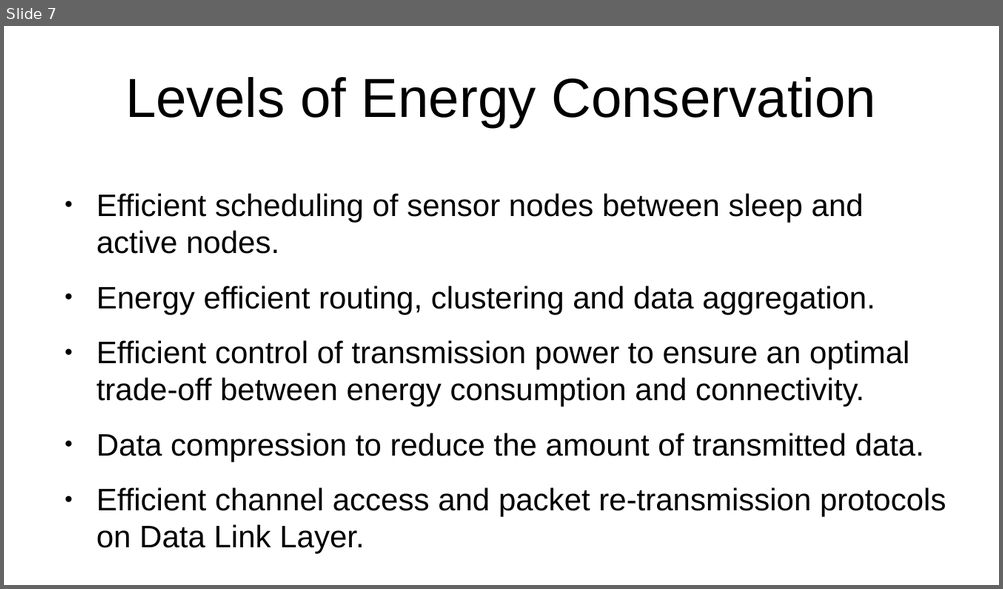
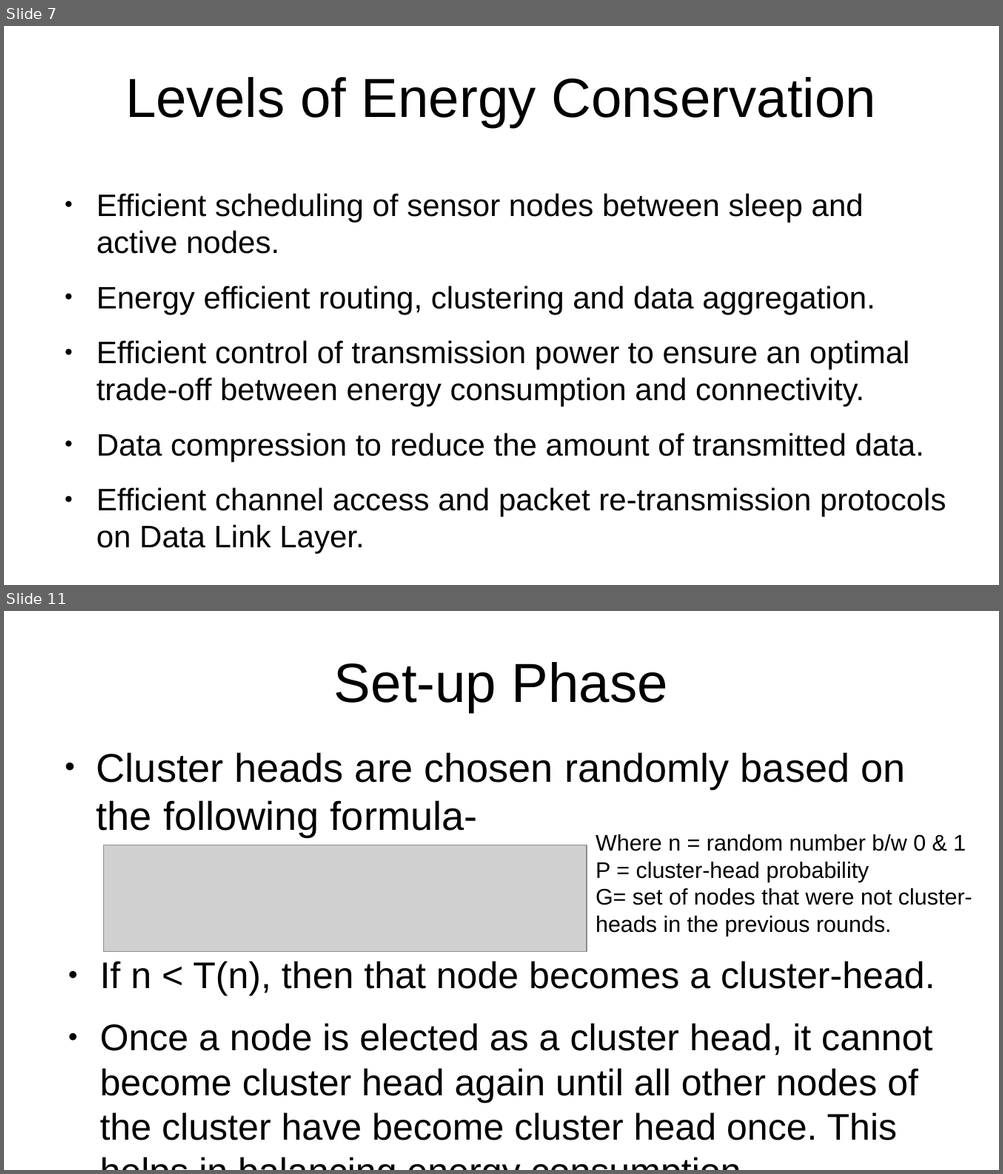
Before and after one commit to ChahatBansal8060/COL768_project, a slide deck: WSN_Presentation1.odp. Shown one above the other, each under a label of ours: slide 7 before the commit, slides 7 and 11 after it; the slides between them are not shown. The pictures are 1003x589 and 1003x1174 pixels, drawn with LibreOffice and Linux fonts; fonts in the diff are those of the drawing; grey boxes stand for pictures. Boxes give left, top, right and bottom in pixels: in the first picture for what was removed or moved away, otherwise in the second. Text is boxed around its words. In the diff, an @@ line names an element or a change of style, - is before the commit and + after.

Commit message:
presentation work

```diff
--- a/WSN_Presentation1.odp
+++ b/WSN_Presentation1.odp
@@ slide 11 added at [4, 611, 999, 1170], background #FFFFFF @@
@@ title added at [334, 662, 668, 712], 44 pt, text #000000 @@
+Set-up Phase
@@ text added at [96, 752, 905, 837], 32 pt, text #000000 @@
+● Cluster heads are chosen randomly based on the following formula-
@@ picture added at [103, 846, 586, 952] @@
@@ text added at [595, 834, 972, 937], 18 pt, text #000000 @@
+Where n = random number b/w 0 & 1
+P = cluster-head probability
+G= set of nodes that were not cluster-heads in the previous rounds.
@@ text added at [100, 961, 935, 1141], 29.6 pt, text #000000 @@
+● If n < T(n), then that node becomes a cluster-head.
+● Once a node is elected as a cluster head, it cannot become cluster head again until all other nodes of the cluster have become cluster head once. This helps in balancing energy consumption.
```
Also in this commit, not shown: 9 other slides added, 13 other files.
